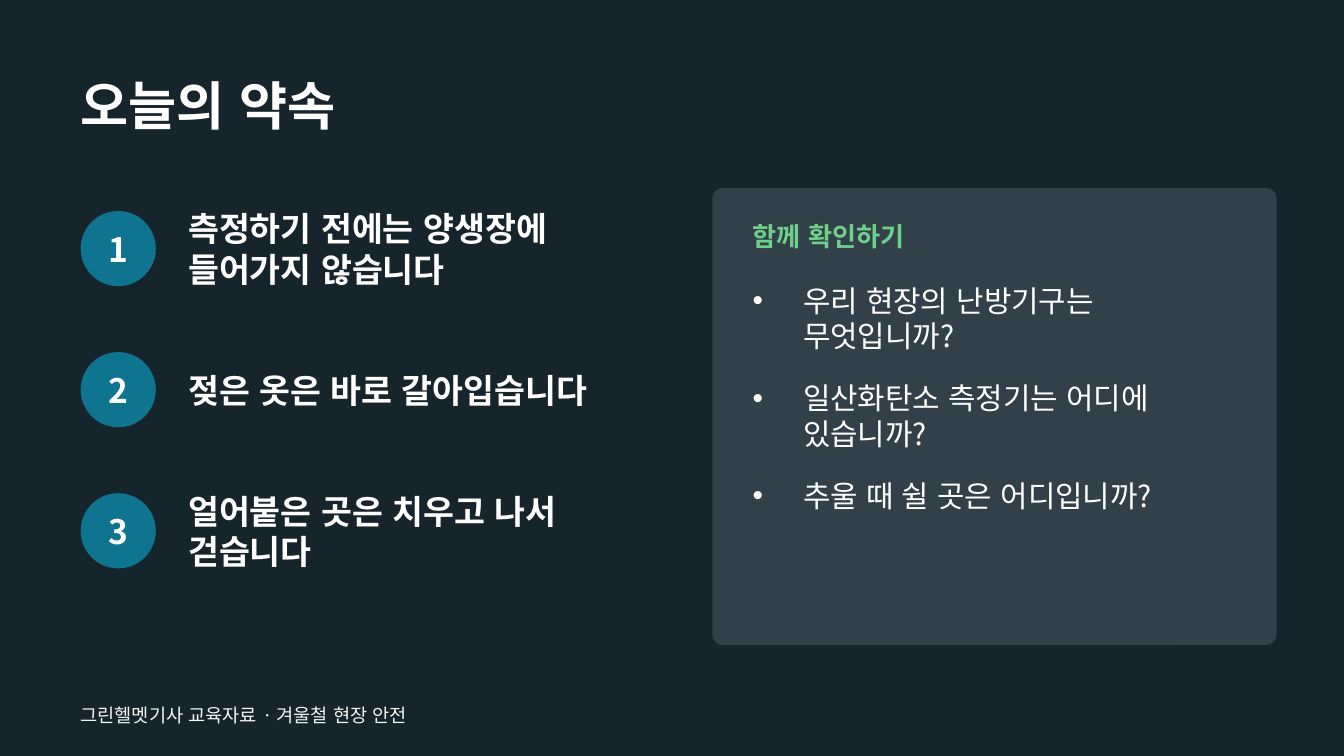
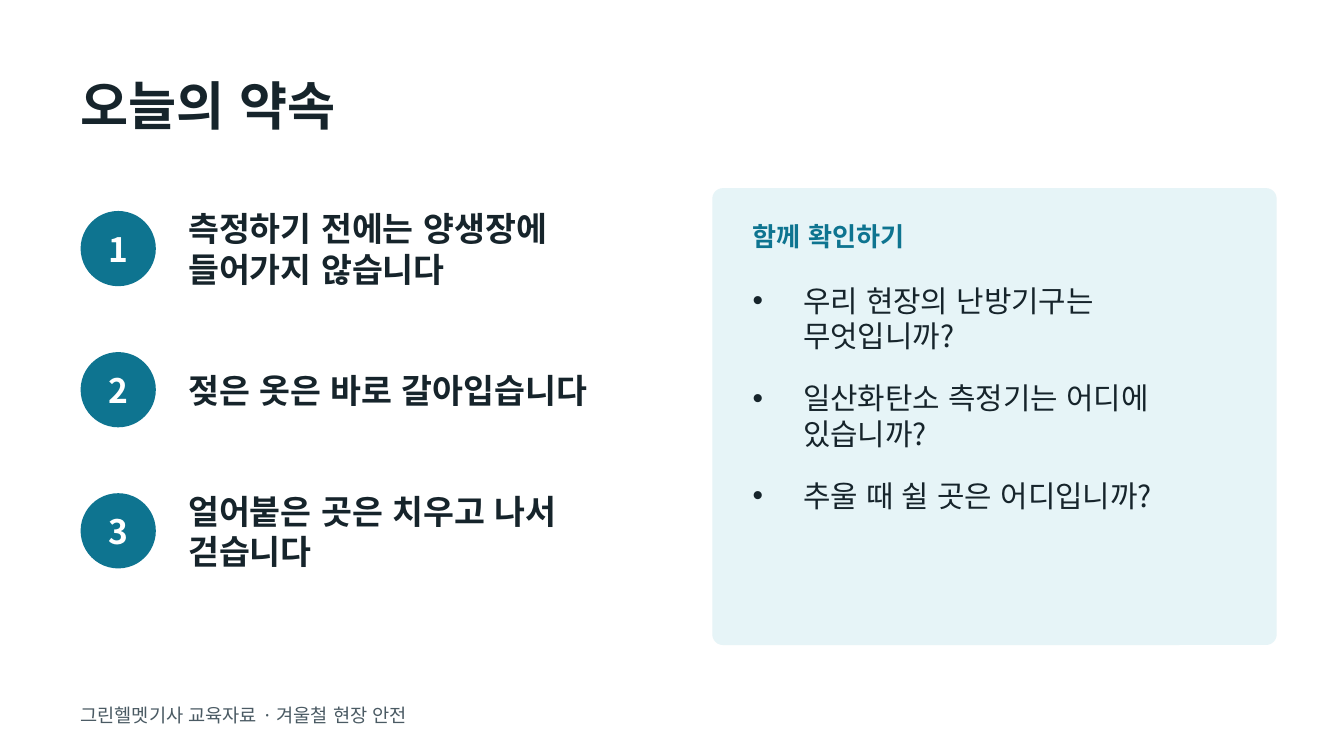
Before and after one commit to edward40-code/greenhelmet, a slide deck: slide 11 of public/library/edu-winter.pptx. Drawn at 1344x756 pixels with LibreOffice and Linux fonts; fonts in the diff are those of the drawing. Boxes give left, top, right and bottom in pixels: in the first picture for what was removed or moved away, otherwise in the second. Text is boxed around its words. In the diff, an @@ line names an element or a change of style, - is before the commit and + after.

```diff
--- a/public/library/edu-winter.pptx
+++ b/public/library/edu-winter.pptx
@@ background #16242B to #FFFFFF @@
@@ rounded rectangle at (x1=712, y1=188, x2=1277, y2=645): fill #4A5A63 at 55% opacity to #E6F4F7 @@
@@ text "함께 확인하기" at (x1=753, y1=224, x2=904, y2=249): text colour #6FD08C to #0E7490 @@
@@ text colour #FFFFFF to #16242B in 5 elements at (x1=81, y1=81, x2=335, y2=130), (x1=188, y1=213, x2=547, y2=285), (x1=188, y1=374, x2=587, y2=406), (x1=188, y1=495, x2=557, y2=567), (x1=803, y1=287, x2=1152, y2=510) @@
@@ text "그린헬멧기사 교육자료 · 겨울철 현장 ..." at (x1=81, y1=706, x2=407, y2=724): text colour #F1F5F4 to #4A5A63 @@
```
Also in this commit, not shown: 7 other files.
